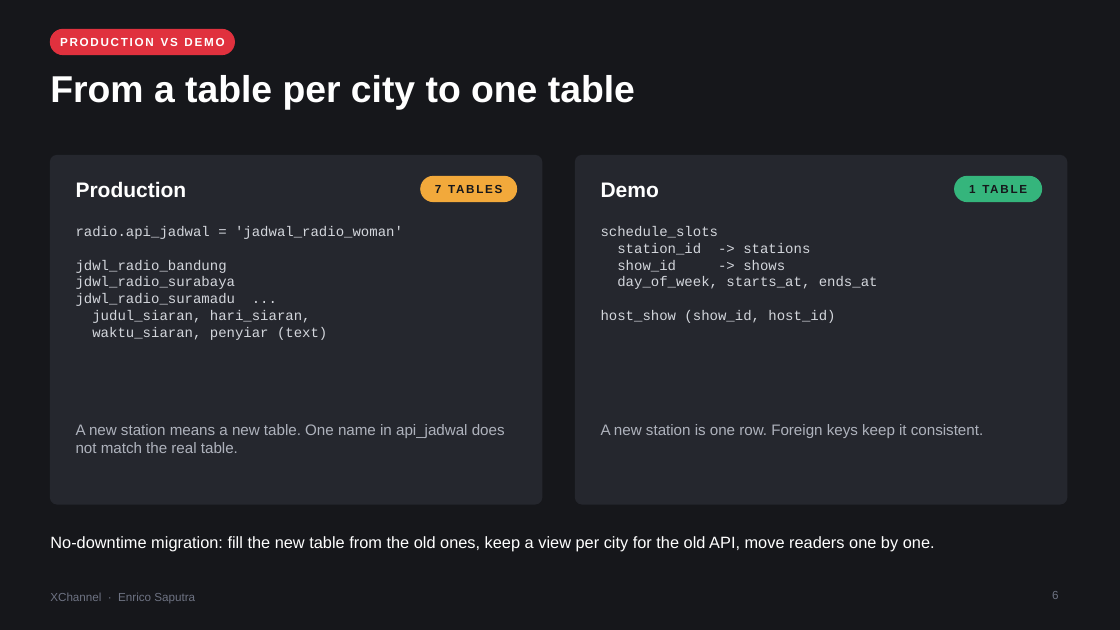
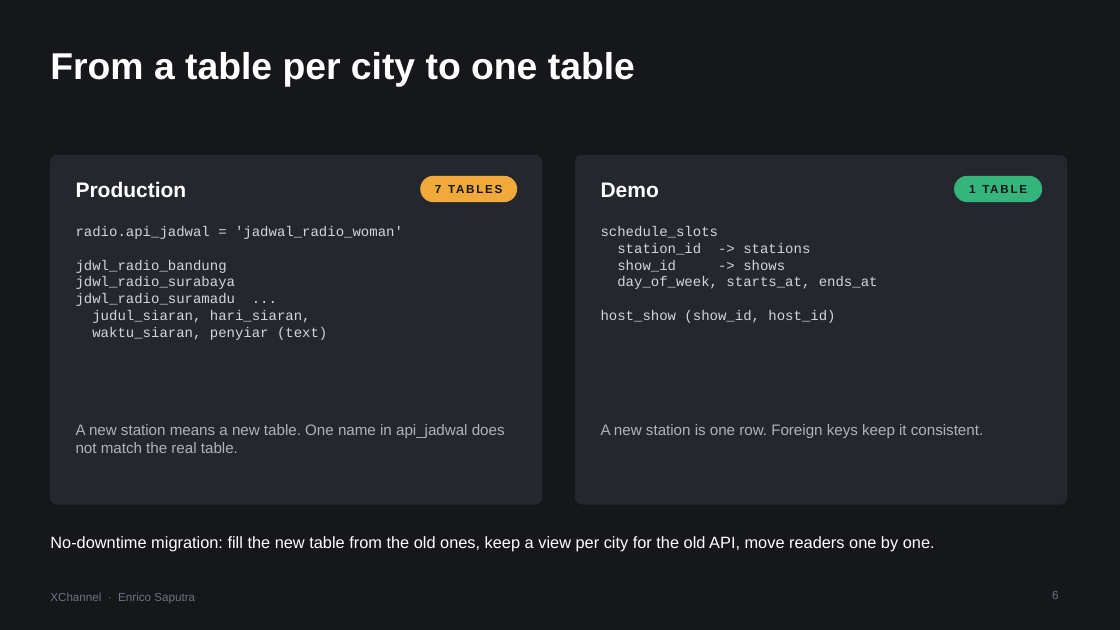
Before and after one commit to Enricosaputra/xchannel-dashboard-demo, a slide deck: slide 6 of docs/XChannel-walkthrough.pptx. Drawn at 1120x630 pixels with LibreOffice and Linux fonts; fonts in the diff are those of the drawing. Boxes give left, top, right and bottom in pixels: in the first picture for what was removed or moved away, otherwise in the second. Text is boxed around its words. In the diff, an @@ line names an element or a change of style, - is before the commit and + after.

Commit message:
Decks: tables for trade-offs, stack and open work; plainer titles

```diff
--- a/docs/XChannel-walkthrough.pptx
+++ b/docs/XChannel-walkthrough.pptx
@@ rounded rectangle removed at [50,29,234,55] @@
@@ title "From a table per city ...": place and size @@
-title "From a table per city ..." at [50,75,635,110]
+title "From a table per city ..." at [50,52,635,87]
@@ text removed at [60,38,224,46] @@
-PRODUCTION VS DEMO
```
Also in this commit, not shown: 12 other slides changed, 1 slide added, 1 slide removed, 7 other files.
